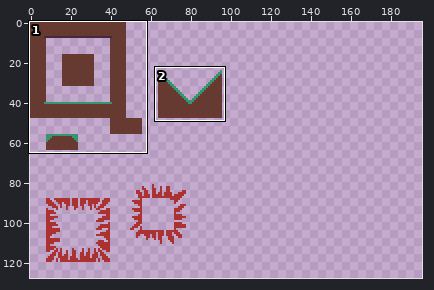
Pixel-art file -- The Souls Way/Assets/Aseprite/Tiles.aseprite. Above, an overview of the earlier version with the close-up marked.
Close-up. Earlier state:
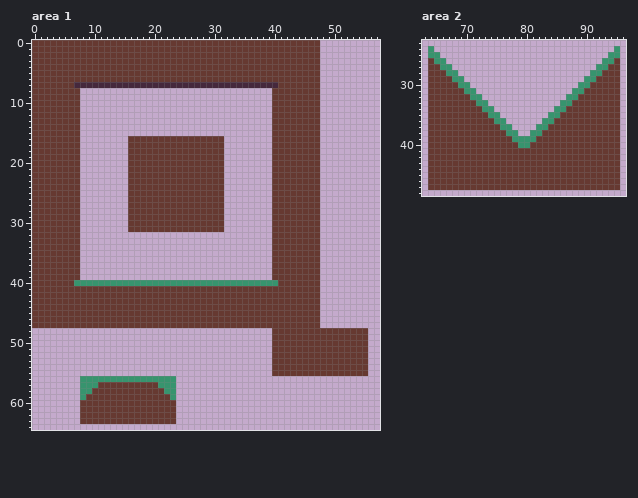
128x128 pixels, 1 frame. Colours within 5 levels of each other are drawn and written as one. Shown: area 1: x 0..57, y 0..64; area 2: x 63..96, y 23..48. The old version is drawn lined up with the new one, on the new canvas. The commit also changed other parts of the picture, which this record leaves out.
Now the later version:
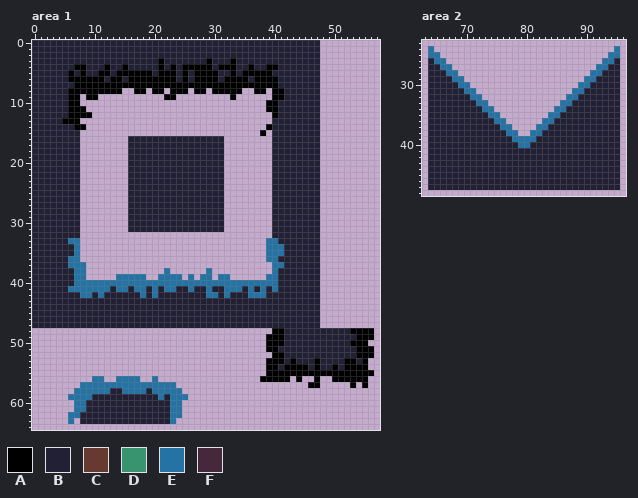
Palette (. is transparent): A #000000  B #222034  C #663931  D #37946e  E #2573a4  F #45283c
Diff:
canvas 128x128 -> 196x128
Changed rows in their new state; - is an unchanged pixel.
Area 1:
first column x 0:
 0 BBBBBBBBBBBBBBBBBBBBBBBBBBBBBBBBBBBBBBBBBBBBBBBB---------
 1 BBBBBBBBBBBBBBBBBBBBBBBBBBBBBBBBBBBBBBBBBBBBBBBB---------
 2 BBBBBBBBBBBBBBBBBBBBBBBBBBBBBBBBBBBBBBBBBBBBBBBB---------
 3 BBBBBBBBBBBBBBBBBBBBBABBBBBBBABBBABBBBBBBBBBBBBB---------
 4 BBBBBBBAABBBABBABBBBBABABAAAAABAAABBABBAABBBBBBB---------
 5 BBBBBBABABBAABAAAAAABAAABABAAAABBABAAAAABBBBBBBB---------
 6 BBBBBBAAAAAABAABAAAAAAAABABAAAABAAAABAAAABBBBBBB---------
 7 BBBBBBBAAAAAAAAAAAAAAAAAAAAAAAAAAAAAAAAAABBBBBBB---------
 8 BBBBBBAAAAAAAAA--AA-AA-AAA-AA-AAAAA--AA-AABBBBBB---------
 9 BBBBBBAA-AA-----------AA---------A------AABBBBBB---------
10 BBBBBBAA-------------------------------AABBBBBBB---------
11 BBBBBBAAA------------------------------AABBBBBBB---------
12 BBBBBBAAAA------------------------------ABBBBBBB---------
13 BBBBBAAA--------------------------------BBBBBBBB---------
14 BBBBBBBAA------------------------------ABBBBBBBB---------
15 BBBBBBBB------------------------------A-BBBBBBBB---------
16 BBBBBBBB--------BBBBBBBBBBBBBBBB--------BBBBBBBB---------
17 BBBBBBBB--------BBBBBBBBBBBBBBBB--------BBBBBBBB---------
18 BBBBBBBB--------BBBBBBBBBBBBBBBB--------BBBBBBBB---------
19 BBBBBBBB--------BBBBBBBBBBBBBBBB--------BBBBBBBB---------
20 BBBBBBBB--------BBBBBBBBBBBBBBBB--------BBBBBBBB---------
21 BBBBBBBB--------BBBBBBBBBBBBBBBB--------BBBBBBBB---------
22 BBBBBBBB--------BBBBBBBBBBBBBBBB--------BBBBBBBB---------
23 BBBBBBBB--------BBBBBBBBBBBBBBBB--------BBBBBBBB---------
24 BBBBBBBB--------BBBBBBBBBBBBBBBB--------BBBBBBBB---------
25 BBBBBBBB--------BBBBBBBBBBBBBBBB--------BBBBBBBB---------
26 BBBBBBBB--------BBBBBBBBBBBBBBBB--------BBBBBBBB---------
27 BBBBBBBB--------BBBBBBBBBBBBBBBB--------BBBBBBBB---------
28 BBBBBBBB--------BBBBBBBBBBBBBBBB--------BBBBBBBB---------
29 BBBBBBBB--------BBBBBBBBBBBBBBBB--------BBBBBBBB---------
30 BBBBBBBB--------BBBBBBBBBBBBBBBB--------BBBBBBBB---------
31 BBBBBBBB--------BBBBBBBBBBBBBBBB--------BBBBBBBB---------
32 BBBBBBBB--------------------------------BBBBBBBB---------
33 BBBBBBEE-------------------------------EEBBBBBBB---------
34 BBBBBBBE-------------------------------EEEBBBBBB---------
35 BBBBBBBE-------------------------------EEEBBBBBB---------
36 BBBBBBEE-------------------------------EEBBBBBBB---------
37 BBBBBBEEE-------------------------------EEBBBBBB---------
38 BBBBBBBEE-------------E------E----------EBBBBBBB---------
39 BBBBBBBEE-----EEEEE--EEEE-E-EE-EE------EEBBBBBBB---------
40 BBBBBBBEEEEEEEEEEEEEEEEEEEEEEEEEEEEEEEEEEBBBBBBB---------
41 BBBBBBEEEEEEEBEEBEEBEBEEBBEBBEBBEEEBEBEBEBBBBBBB---------
42 BBBBBBBBEEBEBBBBBBEBEBBBBBBBBEEBEBBBEEEBBBBBBBBB---------
43 BBBBBBBBBBBBBBBBBBBBBBBBBBBBBBBBBBBBBBBBBBBBBBBB---------
44 BBBBBBBBBBBBBBBBBBBBBBBBBBBBBBBBBBBBBBBBBBBBBBBB---------
45 BBBBBBBBBBBBBBBBBBBBBBBBBBBBBBBBBBBBBBBBBBBBBBBB---------
46 BBBBBBBBBBBBBBBBBBBBBBBBBBBBBBBBBBBBBBBBBBBBBBBB---------
47 BBBBBBBBBBBBBBBBBBBBBBBBBBBBBBBBBBBBBBBBBBBBBBBB---------
48 ----------------------------------------AABBBBBBBBBBBAAAA
49 ---------------------------------------AAABBBBBBBBBBBBAAA
50 ---------------------------------------AAABBBBBBBBBBBAAA-
51 ---------------------------------------AABBBBBBBBBBBBBAAA
52 ----------------------------------------AABBBBBBBBBBBBAAA
53 ---------------------------------------AAABABBBABBBBAABA-
54 ---------------------------------------AABAAAABABBABAAAA-
55 ---------------------------------------AAAAAAAAAAAAAAAAAA
56 --------..EE..EEEE..E...--------------AAAAA-A--A--AAAAAA-
57 --------EEEEEEEEEEEEEEEE----------------------AA-----A-A-
58 -------EEEEEEBBEEEEBEEEEE--------------------------------
59 ------EEEEBBBBBBBBBBBEBEEE-------------------------------
60 -------EEBBBBBBBBBBBBBBEE--------------------------------
61 -------EEBBBBBBBBBBBBBBEE--------------------------------
62 ------EEBBBBBBBBBBBBBBBEE--------------------------------
63 ------E-BBBBBBBBBBBBBBBE---------------------------------
Area 2:
first column x 64:
24 E------------------------------E
25 EE----------------------------EE
26 BEE--------------------------EEB
27 BBEE------------------------EEBB
28 BBBEE----------------------EEBBB
29 BBBBEE--------------------EEBBBB
30 BBBBBEE------------------EEBBBBB
31 BBBBBBEE----------------EEBBBBBB
32 BBBBBBBEE--------------EEBBBBBBB
33 BBBBBBBBEE------------EEBBBBBBBB
34 BBBBBBBBBEE----------EEBBBBBBBBB
35 BBBBBBBBBBEE--------EEBBBBBBBBBB
36 BBBBBBBBBBBEE------EEBBBBBBBBBBB
37 BBBBBBBBBBBBEE----EEBBBBBBBBBBBB
38 BBBBBBBBBBBBBEE--EEBBBBBBBBBBBBB
39 BBBBBBBBBBBBBBEEEEBBBBBBBBBBBBBB
40 BBBBBBBBBBBBBBBEEBBBBBBBBBBBBBBB
41 BBBBBBBBBBBBBBBBBBBBBBBBBBBBBBBB
42 BBBBBBBBBBBBBBBBBBBBBBBBBBBBBBBB
43 BBBBBBBBBBBBBBBBBBBBBBBBBBBBBBBB
44 BBBBBBBBBBBBBBBBBBBBBBBBBBBBBBBB
45 BBBBBBBBBBBBBBBBBBBBBBBBBBBBBBBB
46 BBBBBBBBBBBBBBBBBBBBBBBBBBBBBBBB
47 BBBBBBBBBBBBBBBBBBBBBBBBBBBBBBBB
Boxes around the changes in both close-ups, in picture pixels (x1, y1, x2, y2):
changed: (32, 40, 374, 424)
changed: (428, 46, 620, 190)
